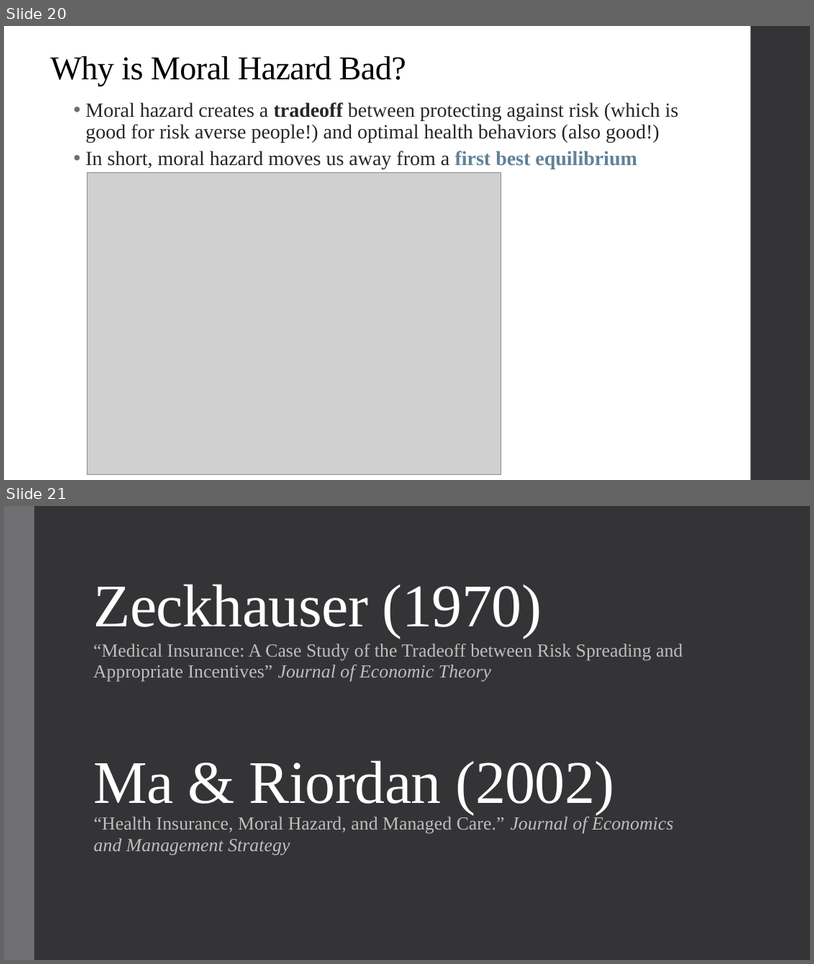
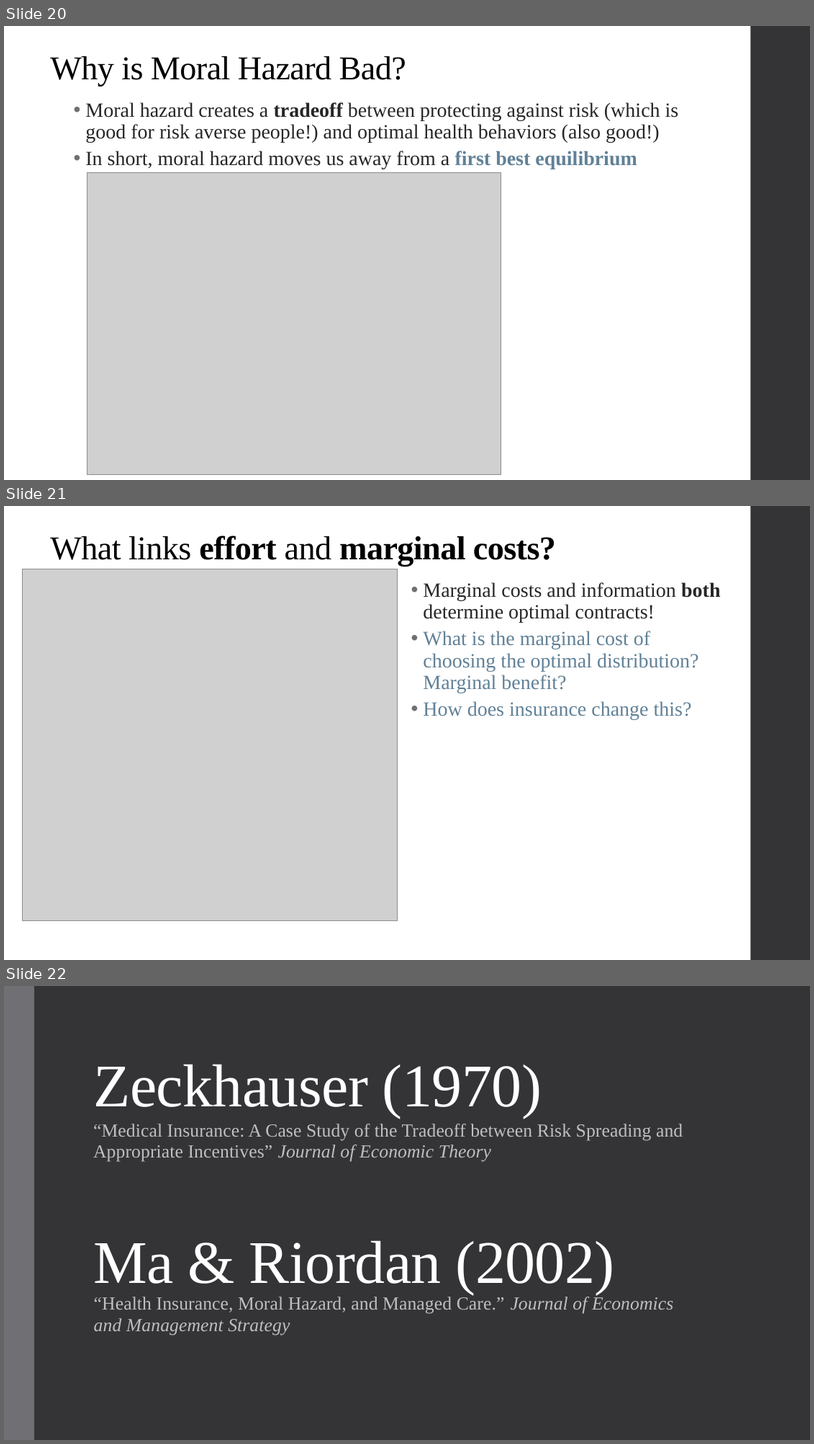
Before and after one commit to alex-hoagland/HAD6750H, a slide deck: Lecture02_MoralHazard/L2Slides_MoralHazard_2023W.pptx. Shown one above the other, each under a label of ours: slides 20 and 21 before the commit, slides 20, 21 and 22 after it. The pictures are 814x964 and 814x1444 pixels, drawn with LibreOffice and Linux fonts; fonts in the diff are those of the drawing; grey boxes stand for pictures. Boxes give left, top, right and bottom in pixels: in the first picture for what was removed or moved away, otherwise in the second. Text is boxed around its words. In the diff, an @@ line names an element or a change of style, - is before the commit and + after.

```diff
--- a/Lecture02_MoralHazard/L2Slides_MoralHazard_2023W.pptx
+++ b/Lecture02_MoralHazard/L2Slides_MoralHazard_2023W.pptx
@@ slide 21 added at <box>4,506,810,960</box>, background #FFFFFF; not listed: 1 template element that a slide beside it also shows @@
@@ title added at <box>50,536,556,566</box>, 39.6 pt, text #000000, bold @@
+What links effort and marginal costs?
@@ picture added at <box>22,569,397,921</box> @@
@@ text added at <box>423,582,720,720</box>, 24 pt, text #618197 @@
+  • Marginal costs and information both determine optimal contracts!
+  • What is the marginal cost of choosing the optimal distribution? Marginal benefit?
+  • How does insurance change this?
@@ what was slide 21 is now slide 22 @@
```
Also in this commit, not shown: 5 other files.
